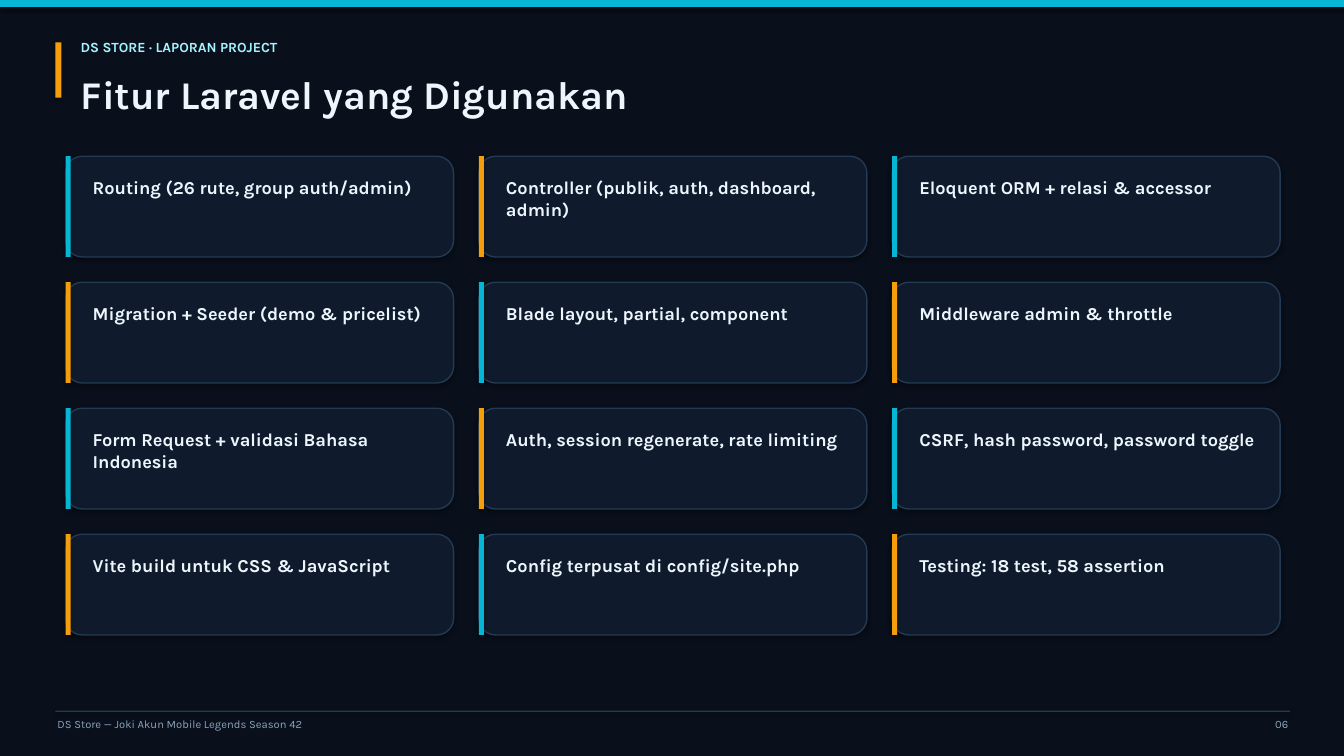
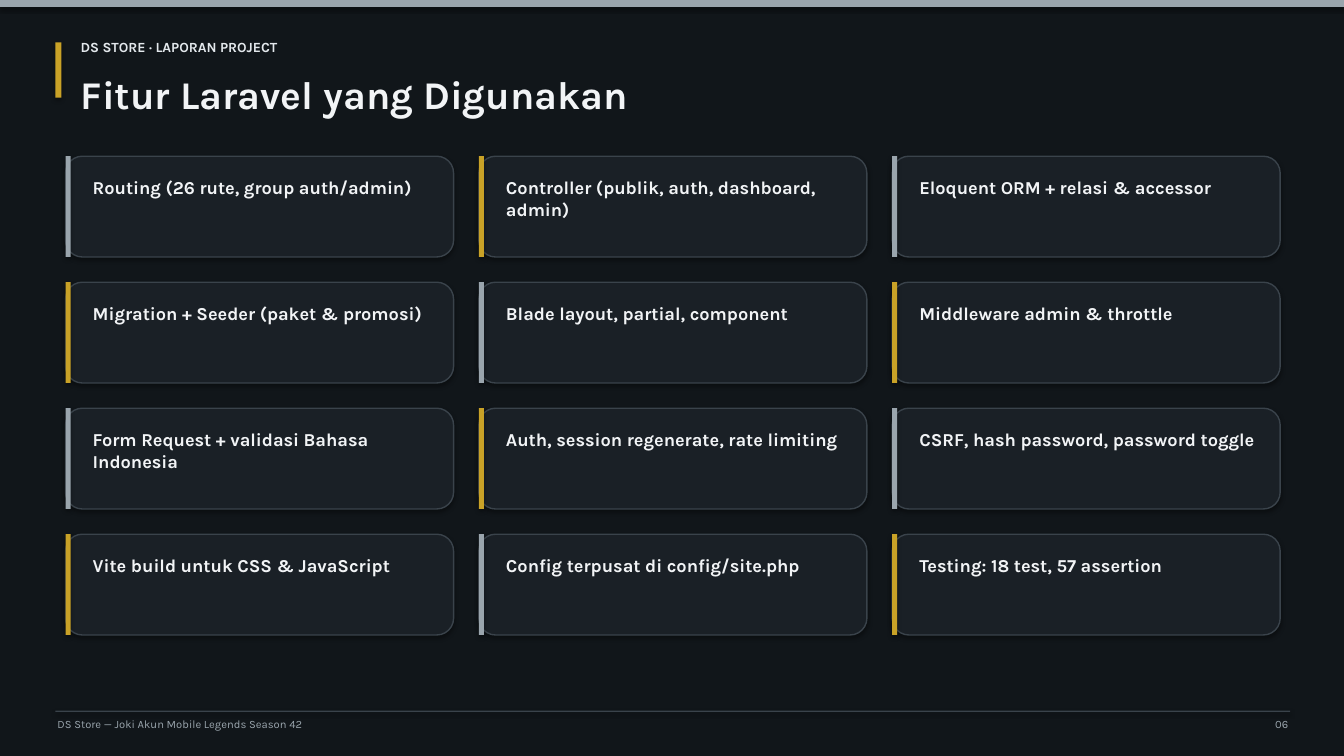
Before and after one commit to a3snewbaru990-ui/ds-store-laravel, a slide deck: slide 6 of docs/bagian-3/02-Presentasi/Presentasi-DS-Store.pptx. Drawn at 1344x756 pixels with LibreOffice and Linux fonts; fonts in the diff are those of the drawing. Boxes give left, top, right and bottom in pixels: in the first picture for what was removed or moved away, otherwise in the second. Text is boxed around its words. In the diff, an @@ line names an element or a change of style, - is before the commit and + after.

Commit message:
New UI model The Forge, remove demo accounts, add admin:create, refresh docs

```diff
--- a/docs/bagian-3/02-Presentasi/Presentasi-DS-Store.pptx
+++ b/docs/bagian-3/02-Presentasi/Presentasi-DS-Store.pptx
@@ background #09101C to #11161A @@
@@ fill #F59E0B to #C9A227 in 7 elements at [479, 156, 484, 257], [66, 282, 71, 383], [892, 282, 897, 383], [479, 408, 484, 509], [66, 534, 71, 635], [892, 534, 897, 635], [55, 42, 62, 98] @@
@@ text "DS STORE · LAPORAN PROJECT" at [81, 42, 277, 52]: text colour #A5F3FC to #E3E8EC @@
@@ text at [93, 306, 422, 325]: text changed; text colour #EDF6FD to #F2F4F6 @@
-Migration + Seeder (demo & pricelist)
+Migration + Seeder (paket & promosi)
@@ fill #06B6D4 to #9AA5AD in 7 elements at [0, 0, 1344, 7], [66, 156, 71, 257], [892, 156, 897, 257], [479, 282, 484, 383], [66, 408, 71, 509], [892, 408, 897, 509], [479, 534, 484, 635] @@
@@ fill #0F1B2C to #1A2026; outline #233A52 1 pt to #3A434B 1 pt in 12 elements at [66, 156, 454, 257], [479, 156, 867, 257], [892, 156, 1280, 257], [66, 282, 454, 383], [479, 282, 867, 383], [892, 282, 1280, 383], [66, 408, 454, 509], [479, 408, 867, 509], [892, 408, 1280, 509], [66, 534, 454, 635], [479, 534, 867, 635], [892, 534, 1280, 635] @@
@@ text at [919, 559, 1162, 577]: text changed; text colour #EDF6FD to #F2F4F6 @@
-Testing: 18 test, 58 assertion
+Testing: 18 test, 57 assertion
@@ rectangle at [55, 711, 1291, 712]: fill #233A52 to #3A434B @@
```
Also in this commit, not shown: 14 other slides changed, 48 other files.
